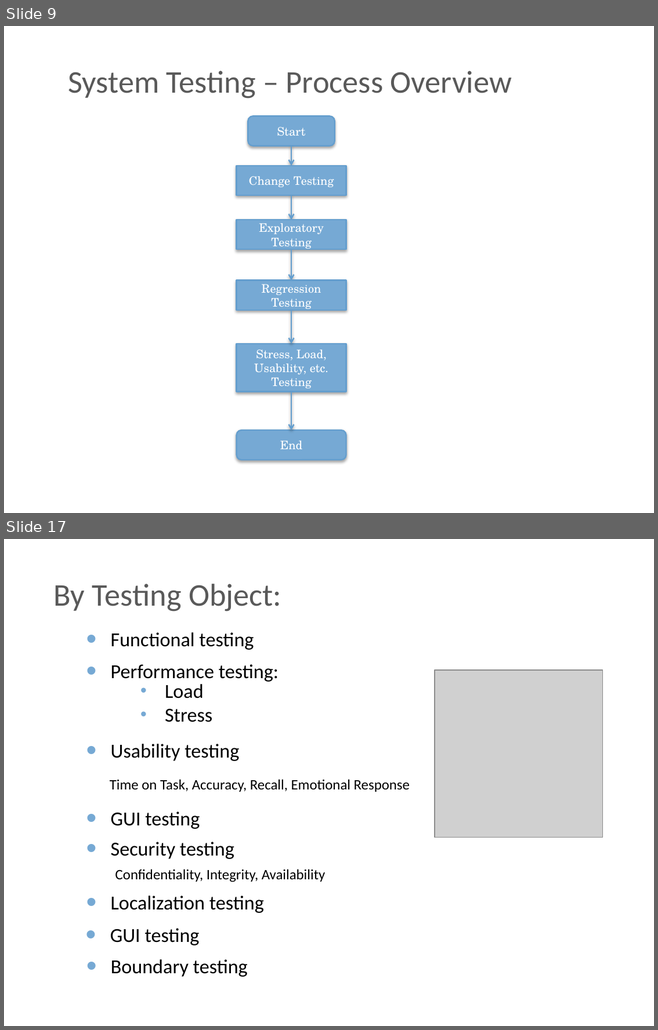
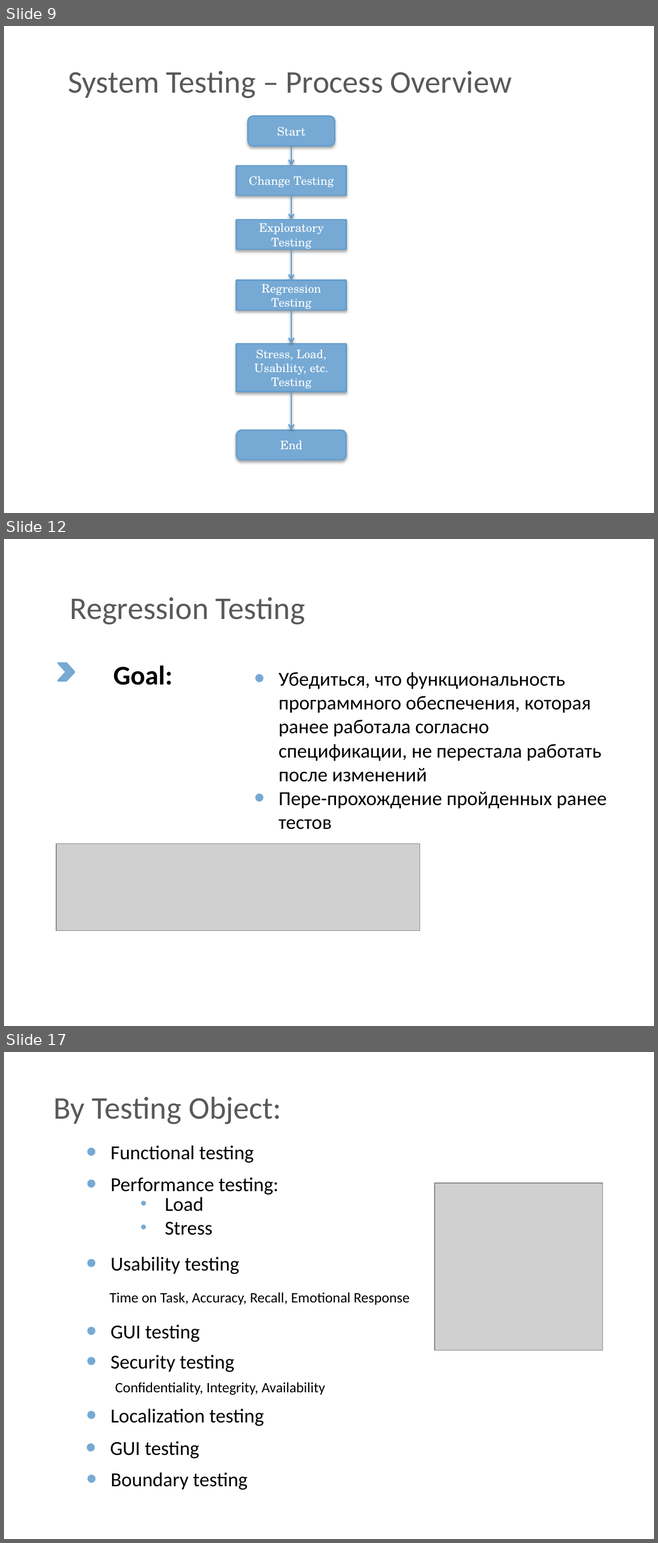
Before and after one commit to BigRacer/swtesting, a slide deck: 2.Testing_types/Testing types.pptx. Shown one above the other, each under a label of ours: slides 9 and 17 before the commit, slides 9, 12 and 17 after it; the slides between them are not shown. The pictures are 658x1030 and 658x1543 pixels, drawn with LibreOffice and Linux fonts; fonts in the diff are those of the drawing; grey boxes stand for pictures; background and template pictures are left out. Boxes give left, top, right and bottom in pixels: in the first picture for what was removed or moved away, otherwise in the second. Text is boxed around its words. In the diff, an @@ line names an element or a change of style, - is before the commit and + after.

```diff
--- a/2.Testing_types/Testing types.pptx
+++ b/2.Testing_types/Testing types.pptx
@@ slide 12 added at (4, 539, 654, 1026), background picture (left out) @@
@@ text added at (70, 597, 305, 625), 35 pt, text #595959 @@
+Regression Testing
@@ chevron added at (58, 663, 74, 681), fill #76A9D4, outline #76A9D4 2 pt @@
@@ text added at (113, 665, 172, 685), 30 pt, text #000000, bold @@
+Goal:
@@ text added at (278, 672, 607, 830), 22 pt, text #000000 @@
+• Убедиться, что функциональность программного обеспечения, которая ранее работала согласно спецификации, не перестала работать после изменений
+• Пере-прохождение пройденных ранее тестов
@@ picture added at (56, 843, 419, 930) @@
```
Also in this commit, not shown: 8 slides changed, 4 other slides added, 5 slides removed.
